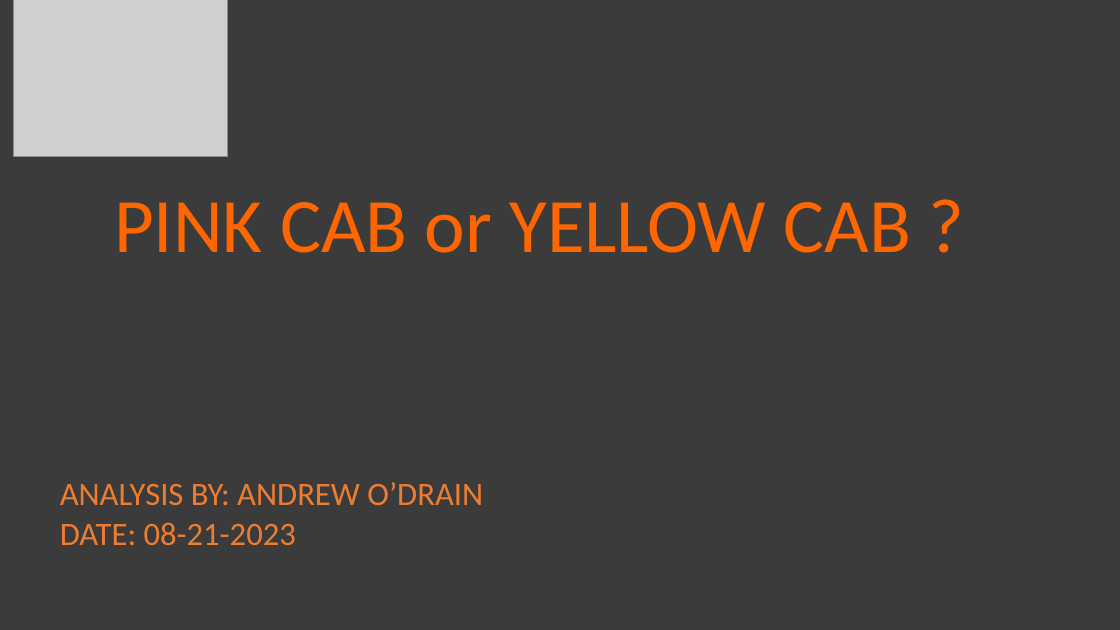
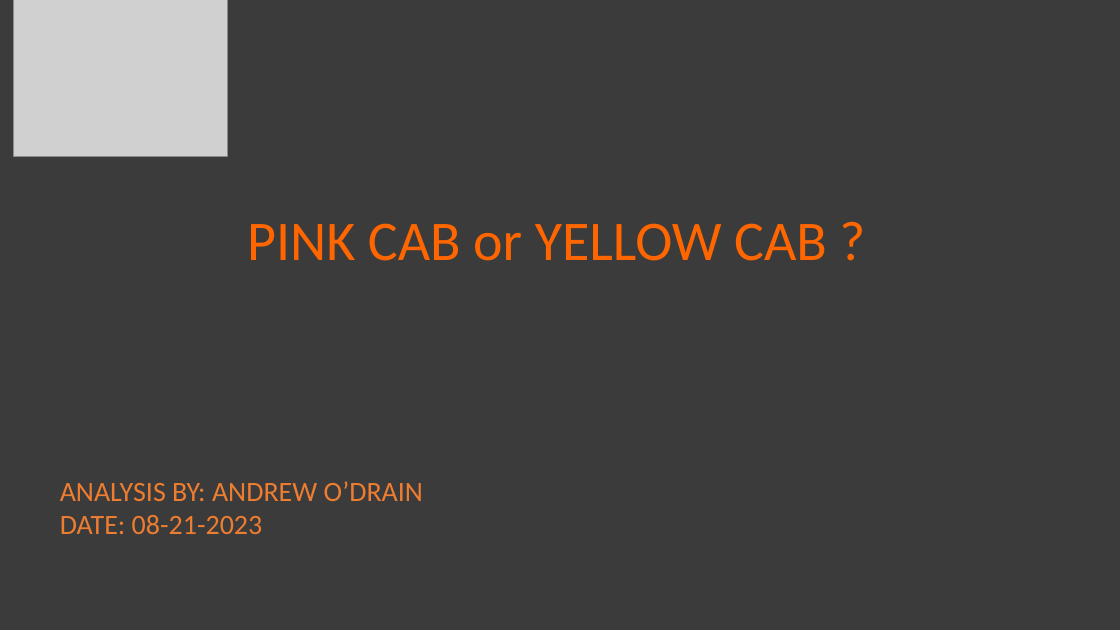
Before and after one commit to Drew5040/Portfolio, a slide deck: slide 1 of Sample1_Exploratory.Data.Analysis/eda.presentation.pptx. Drawn at 1120x630 pixels with LibreOffice and Linux fonts; fonts in the diff are those of the drawing; grey boxes stand for pictures. Boxes give left, top, right and bottom in pixels: in the first picture for what was removed or moved away, otherwise in the second. Text is boxed around its words. In the diff, an @@ line names an element or a change of style, - is before the commit and + after.

```diff
--- a/Sample1_Exploratory.Data.Analysis/eda.presentation.pptx
+++ b/Sample1_Exploratory.Data.Analysis/eda.presentation.pptx
@@ text "PINK CAB or YELLOW CAB ...": place and size @@
-text "PINK CAB or YELLOW CAB ..." at (114,202,911,253)
+text "PINK CAB or YELLOW CAB ..." at (247,223,827,261)
@@ text "PINK CAB or YELLOW CAB ..." at (247,223,827,261): size 66 to 48 pt @@
@@ text "ANALYSIS BY: ANDREW O’DRAIN" at (60,481,423,534): size 28 to 24 pt @@
```
Also in this commit, not shown: 16 other slides changed, 2 slides added, 1 slide removed.
